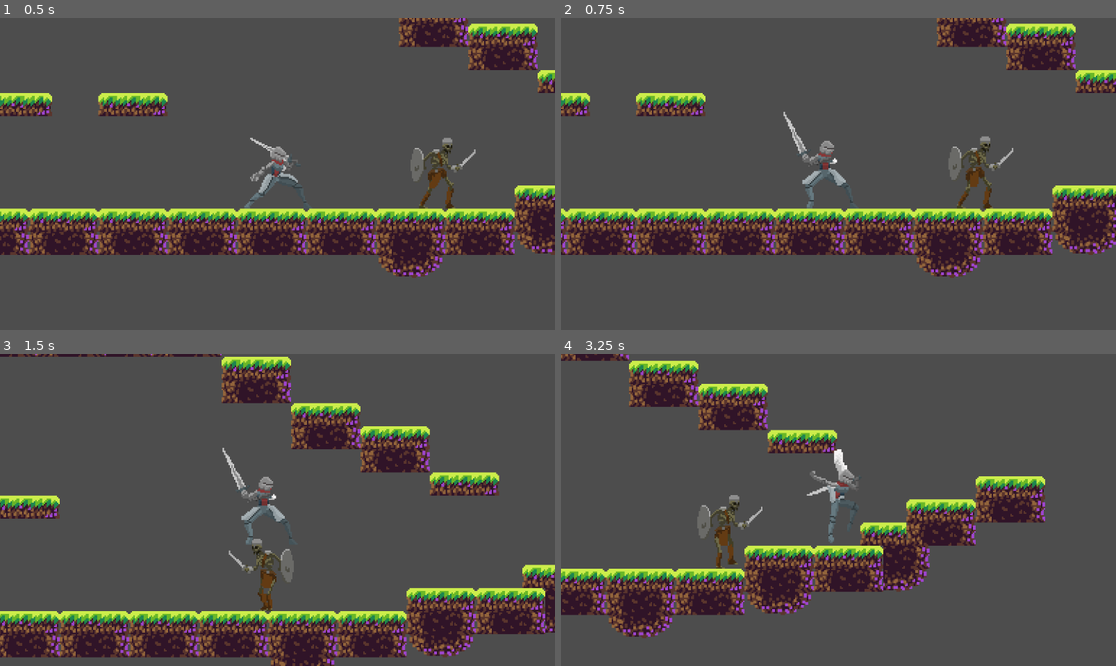
Above: before the commit, frames 1-4 (two rows, left to right).
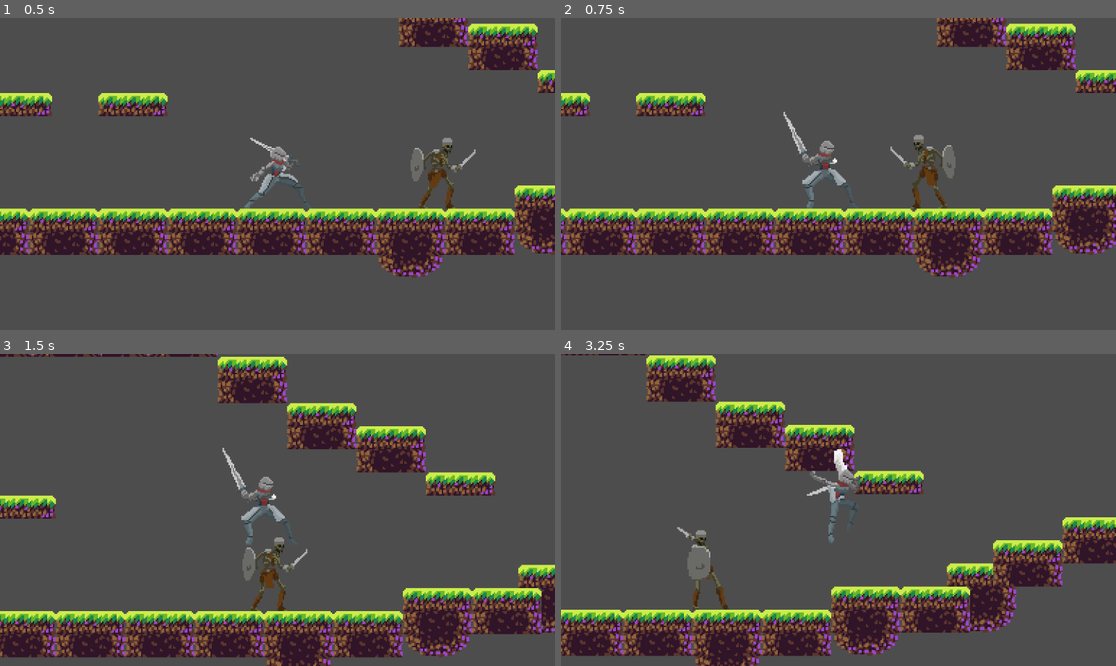
Above: after the commit, the same moments.

Repository: Drake3001/2D-Godot-Project-
Game: Godot game, scene res://levels/level1.tscn
Two runs of this game, one before a commit and one after it. Both use one fixed random seed, a clock stepped at 60 frames per second and the inputs below.
Inputs (mouse positions are in pixels of both pictures, inside the frame that each line leads up to):
- Up to frame 1 (0.5 s): no input
- Up to frame 2 (0.75 s): move the mouse to (960, 158) at 0.52 s; hold D (move_right) from 0.53 s (still down); click (960, 158) at 0.6 s
- Up to frame 3 (1.5 s): keep holding D (move_right); tap Space (jump) at 0.77 s; move the mouse to (166, 525) at 1.27 s; click (166, 525) at 1.35 s
- Up to frame 4 (3.25 s): tap Space (jump) at 1.52, 3.02 s; move the mouse to (894, 441) at 2.02 s; release D (move_right) at 2.03 s; hold A (move_left) 2.03-2.78 s; right-click (894, 441) at 2.1 s; click (894, 441) at 2.3 s; move the mouse to (810, 572) at 2.77 s; hold D (move_right) from 2.78 s (still down); click (810, 572) at 2.85 s

Frame 1 is identical in both runs. In frame 2, 1.5% of the frame differs, in the area x 59-82%, y 37-62%; in frame 3, 15%; in frame 4, 38%, in the area x 0-100%, y 0-100%.

Commit message:
Further improvements for enemy class implemnetation of hurtbox ,taking daamage and attacking

Diff:
--- a/entity/enemy_temp/attack_range.gd
+++ b/entity/enemy_temp/attack_range.gd
@@ -1,11 +1,12 @@
 extends Area2D
 
+signal player_body_update(code: String)
 
-# Called when the node enters the scene tree for the first time.
-func _ready():
-	pass # Replace with function body.
+func _on_body_exited(body):
+	if body.is_in_group("Player"):
+		player_body_update.emit("PlayerOutOfAttackRange")
 
 
-# Called every frame. 'delta' is the elapsed time since the previous frame.
-func _process(delta):
-	pass
+func _on_body_entered(body: Node2D) -> void:
+	if body.is_in_group("Player"):
+		player_body_update.emit("PlayerInAttackRange")
--- a/entity/enemy_temp/enemy_base.gd
+++ b/entity/enemy_temp/enemy_base.gd
@@ -21,13 +21,15 @@
 	#body_animation
 
 func on_state_changed(new_state: String):
-	print("ustawiam state na idle")
 	body_animation.change_animation(new_state.substr(6, new_state.length() - 6))
 	movement.handle_new_state(new_state)
 
-func hitbox_manager_update(code: String, body: CharacterBody2D):
+func hitbox_manager_update(code: String, body: Variant, dmg: Variant ):
 	state_machine.handle_event(code)
-	movement.update_player_body(body)
+	if body!=null:
+		movement.update_player_body(body)
+	#if dmg:
+		#combat.handle_smth()
 
 func change_direction(new_direction:float):
 	body_animation.change_direction(new_direction)
--- a/entity/enemy_temp/enemy_temp.tscn
+++ b/entity/enemy_temp/enemy_temp.tscn
@@ -13,9 +13,44 @@
 [ext_resource type="Script" uid="uid://bhhbvvs0lv8d7" path="res://states/enemy_hurt.gd" id="6_qrm23"]
 [ext_resource type="Script" uid="uid://betjdta38lcfs" path="res://states/enemy_attack.gd" id="7_vdd48"]
 [ext_resource type="Script" uid="uid://csvht5w8te6i5" path="res://states/enemy_death.gd" id="8_gefvh"]
+[ext_resource type="Texture2D" uid="uid://c5s2guphscoxm" path="res://assets/Skeleton/Attack.png" id="9_3vckm"]
+[ext_resource type="Texture2D" uid="uid://dojdh4japqn27" path="res://assets/Skeleton/Take Hit.png" id="11_g6i7l"]
 [ext_resource type="Script" uid="uid://d3fi384dvb5x8" path="res://entity/enemy_temp/body_animation.gd" id="11_gefvh"]
 [ext_resource type="Script" uid="uid://dbdojb65tdqe1" path="res://entity/enemy_temp/view_range.gd" id="14_vdd48"]
 [ext_resource type="Script" uid="uid://ed64gftlewio" path="res://entity/enemy_temp/attack_range.gd" id="15_gefvh"]
+[ext_resource type="Script" uid="uid://l7rbmw4phgnu" path="res://entity/enemy_temp/hurtbox.gd" id="18_aiqiw"]
+
+[sub_resource type="AtlasTexture" id="AtlasTexture_aiqiw"]
+atlas = ExtResource("9_3vckm")
+region = Rect2(0, 0, 150, 150)
+
+[sub_resource type="AtlasTexture" id="AtlasTexture_g6i7l"]
+atlas = ExtResource("9_3vckm")
+region = Rect2(150, 0, 150, 150)
+
+[sub_resource type="AtlasTexture" id="AtlasTexture_li1su"]
+atlas = ExtResource("9_3vckm")
+region = Rect2(300, 0, 150, 150)
+
+[sub_resource type="AtlasTexture" id="AtlasTexture_80eq1"]
+atlas = ExtResource("9_3vckm")
+region = Rect2(450, 0, 150, 150)
+
+[sub_resource type="AtlasTexture" id="AtlasTexture_hs8n6"]
+atlas = ExtResource("9_3vckm")
+region = Rect2(600, 0, 150, 150)
+
+[sub_resource type="AtlasTexture" id="AtlasTexture_x1duk"]
+atlas = ExtResource("9_3vckm")
+region = Rect2(750, 0, 150, 150)
+
+[sub_resource type="AtlasTexture" id="AtlasTexture_2rc2a"]
+atlas = ExtResource("9_3vckm")
+region = Rect2(900, 0, 150, 150)
+
+[sub_resource type="AtlasTexture" id="AtlasTexture_dehlw"]
+atlas = ExtResource("9_3vckm")
+region = Rect2(1050, 0, 150, 150)
 
 [sub_resource type="AtlasTexture" id="AtlasTexture_qrm23"]
 atlas = ExtResource("4_aj1gc")
@@ -33,6 +68,22 @@
 atlas = ExtResource("4_aj1gc")
 region = Rect2(450, 0, 150, 150)
 
+[sub_resource type="AtlasTexture" id="AtlasTexture_l7mvr"]
+atlas = ExtResource("11_g6i7l")
+region = Rect2(0, 0, 150, 150)
+
+[sub_resource type="AtlasTexture" id="AtlasTexture_8o2v0"]
+atlas = ExtResource("11_g6i7l")
+region = Rect2(150, 0, 150, 150)
+
+[sub_resource type="AtlasTexture" id="AtlasTexture_htgyu"]
+atlas = ExtResource("11_g6i7l")
+region = Rect2(300, 0, 150, 150)
+
+[sub_resource type="AtlasTexture" id="AtlasTexture_wav55"]
+atlas = ExtResource("11_g6i7l")
+region = Rect2(450, 0, 150, 150)
+
 [sub_resource type="AtlasTexture" id="AtlasTexture_pl7vb"]
 atlas = ExtResource("3_fplpg")
 region = Rect2(0, 0, 150, 150)
@@ -53,6 +104,35 @@
 animations = [{
 "frames": [{
 "duration": 1.0,
+"texture": SubResource("AtlasTexture_aiqiw")
+}, {
+"duration": 1.0,
+"texture": SubResource("AtlasTexture_g6i7l")
+}, {
+"duration": 1.0,
+"texture": SubResource("AtlasTexture_li1su")
+}, {
+"duration": 1.0,
+"texture": SubResource("AtlasTexture_80eq1")
+}, {
+"duration": 1.0,
+"texture": SubResource("AtlasTexture_hs8n6")
+}, {
+"duration": 1.0,
+"texture": SubResource("AtlasTexture_x1duk")
+}, {
+"duration": 1.0,
+"texture": SubResource("AtlasTexture_2rc2a")
+}, {
+"duration": 1.0,
+"texture": SubResource("AtlasTexture_dehlw")
+}],
+"loop": true,
+"name": &"attack",
+"speed": 8.0
+}, {
+"frames": [{
+"duration": 1.0,
 "texture": SubResource("AtlasTexture_qrm23")
 }, {
 "duration": 1.0,
@@ -66,6 +146,23 @@
 }],
 "loop": true,
 "name": &"chase",
+"speed": 5.0
+}, {
+"frames": [{
+"duration": 1.0,
+"texture": SubResource("AtlasTexture_l7mvr")
+}, {
+"duration": 1.0,
+"texture": SubResource("AtlasTexture_8o2v0")
+}, {
+"duration": 1.0,
+"texture": SubResource("AtlasTexture_htgyu")
+}, {
+"duration": 1.0,
+"texture": SubResource("AtlasTexture_wav55")
+}],
+"loop": true,
+"name": &"hurt",
 "speed": 5.0
 }, {
 "frames": [{
@@ -104,10 +201,13 @@
 }]
 
 [sub_resource type="CircleShape2D" id="CircleShape2D_3vckm"]
-radius = 72.0069
+radius = 99.0202
 
 [sub_resource type="CircleShape2D" id="CircleShape2D_aiqiw"]
-radius = 33.0606
+radius = 41.0122
+
+[sub_resource type="RectangleShape2D" id="RectangleShape2D_3vckm"]
+size = Vector2(34, 47)
 
 [sub_resource type="RectangleShape2D" id="RectangleShape2D_61dyh"]
 size = Vector2(23, 46)
@@ -134,10 +234,17 @@
 script = ExtResource("6_qrm23")
 metadata/_custom_type_script = "uid://bhhbvvs0lv8d7"
 
+[node name="TakeDmg_timer" type="Timer" parent="StateMachine/Enemy_Hurt"]
+wait_time = 0.8
+one_shot = true
+
 [node name="Enemy_Attack" type="Node" parent="StateMachine"]
 script = ExtResource("7_vdd48")
 metadata/_custom_type_script = "uid://betjdta38lcfs"
 
+[node name="Attack_timer" type="Timer" parent="StateMachine/Enemy_Attack"]
+one_shot = true
+
 [node name="Enemy_Death" type="Node" parent="StateMachine"]
 script = ExtResource("8_gefvh")
 metadata/_custom_type_script = "uid://csvht5w8te6i5"
@@ -145,7 +252,8 @@
 [node name="BodyAnimation" type="AnimatedSprite2D" parent="."]
 position = Vector2(-6, -26)
 sprite_frames = SubResource("SpriteFrames_aiqiw")
-animation = &"chase"
+animation = &"hurt"
+frame_progress = 0.866087
 script = ExtResource("11_gefvh")
 
 [node name="MovementComponent" type="Node" parent="."]
@@ -163,6 +271,7 @@
 [node name="CollisionShape2D" type="CollisionShape2D" parent="HitboxManager/ViewRange"]
 position = Vector2(0, -23)
 shape = SubResource("CircleShape2D_3vckm")
+debug_color = Color(0, 0.554377, 0.908151, 0.42)
 
 [node name="AttackRange" type="Area2D" parent="HitboxManager"]
 script = ExtResource("15_gefvh")
@@ -170,11 +279,26 @@
 [node name="CollisionShape2D" type="CollisionShape2D" parent="HitboxManager/AttackRange"]
 position = Vector2(0, -23)
 shape = SubResource("CircleShape2D_aiqiw")
+debug_color = Color(0.970253, 1.92523e-07, 0.455956, 0.42)
+
+[node name="Hurtbox" type="Area2D" parent="HitboxManager"]
+script = ExtResource("18_aiqiw")
+
+[node name="CollisionShape2D" type="CollisionShape2D" parent="HitboxManager/Hurtbox"]
+position = Vector2(0, -23)
+shape = SubResource("RectangleShape2D_3vckm")
+debug_color = Color(0.554866, 0.561998, 0, 0.42)
+
+[node name="Hitbox" type="Area2D" parent="HitboxManager"]
 
 [node name="CollisionShape2D" type="CollisionShape2D" parent="."]
 position = Vector2(0, -23)
 shape = SubResource("RectangleShape2D_61dyh")
+debug_color = Color(0, 0.644998, 0.269466, 0.42)
 
 [connection signal="ready" from="MovementComponent" to="MovementComponent" method="_on_ready"]
 [connection signal="body_entered" from="HitboxManager/ViewRange" to="HitboxManager/ViewRange" method="_on_body_entered"]
 [connection signal="body_exited" from="HitboxManager/ViewRange" to="HitboxManager/ViewRange" method="_on_body_exited"]
+[connection signal="body_entered" from="HitboxManager/AttackRange" to="HitboxManager/AttackRange" method="_on_body_entered"]
+[connection signal="body_exited" from="HitboxManager/AttackRange" to="HitboxManager/AttackRange" method="_on_body_exited"]
+[connection signal="area_entered" from="HitboxManager/Hurtbox" to="HitboxManager/Hurtbox" method="_on_area_entered"]
--- a/entity/enemy_temp/hitbox_manager.gd
+++ b/entity/enemy_temp/hitbox_manager.gd
@@ -1,14 +1,16 @@
 extends Node2D
 class_name HitboxManager
 
-signal hitbox_mgr_update(code: String, body: CharacterBody2D)
-
+signal hitbox_mgr_update(code: String, body: Variant , dmg: Variant)
 @onready var view_range = $ViewRange
 @onready var attack_range = $AttackRange
+@onready var hurtbox = $Hurtbox
 
 func _ready():
 	view_range.player_body_update.connect(on_transition)
-	# attack_range.transition.connect(on_transition)
+	attack_range.player_body_update.connect(on_transition)
+	hurtbox.attack_connected.connect(on_transition)
 
-func on_transition(code: String, body: CharacterBody2D):
-	hitbox_mgr_update.emit(code, body)
+
+func on_transition(code: String, body: Variant=null , dmg: Variant = null):
+	hitbox_mgr_update.emit(code, body, dmg)
--- /dev/null
+++ b/entity/enemy_temp/hurtbox.gd
@@ -0,0 +1,11 @@
+extends Area2D
+
+
+# Called when the node enters the scene tree for the first time.
+signal attack_connected(code: String, body: Variant, dmg : Variant )
+func _ready() -> void:
+	pass # Replace with function body.
+
+func _on_area_entered(area: Area2D) -> void:
+	if area.is_in_group("Player_Attack"):
+		attack_connected.emit("TakeDmg",null ,1.0) #tu dodać value do dmg
--- a/entity/enemy_temp/state_machine.gd
+++ b/entity/enemy_temp/state_machine.gd
@@ -17,6 +17,7 @@
 		current_state.enter()
 		print("emituje stan poczatkowu")
 		state_changed.emit("enemy_idle")
+
 func on_child_transitioned(state, new_state_name)-> void :
 	if state!= current_state:
 		return
--- a/entity/enemy_temp/view_range.gd
+++ b/entity/enemy_temp/view_range.gd
@@ -8,4 +8,4 @@
 
 func _on_body_exited(body):
 	if body.is_in_group("Player"):
-		player_body_update.emit("PlayerOutOfViewRange", null)
+		player_body_update.emit("PlayerOutOfViewRange")
--- a/entity/player_char1/hitbox_manager.gd
+++ b/entity/player_char1/hitbox_manager.gd
@@ -21,7 +21,6 @@
 	hitbox_shape.disabled = false
 
 func disable_hitbox():
-	print("Wyłączam hitboxy")
 	hitbox.monitoring = false
 	hitbox_shape.disabled = true
 
--- a/entity/player_char1/player.tscn
+++ b/entity/player_char1/player.tscn
@@ -490,7 +490,7 @@
 [node name="CombatHandler" type="Node" parent="."]
 script = ExtResource("13_5mv77")
 
-[node name="Hitbox" type="Area2D" parent="."]
+[node name="Hitbox" type="Area2D" parent="." groups=["Player_Attack"]]
 
 [node name="CollisionShape2D" type="CollisionShape2D" parent="Hitbox"]
 shape = SubResource("CapsuleShape2D_q1tqi")
--- a/states/State.gd
+++ b/states/State.gd
@@ -8,4 +8,5 @@
 func exit():
 	pass
 func handle_event(code: String):
-	pass
+	if code=="TakeDmg":
+		transition.emit(self, "Enemy_hurt")
--- a/states/enemy_attack.gd
+++ b/states/enemy_attack.gd
@@ -1,11 +1,35 @@
 extends State
 class_name Enemy_Attack
 
+var last_code=""
+@onready var attack_timer= $Attack_timer
+var attack_locked: bool
+func _ready():
+	attack_timer.timeout.connect(handle_attack_finish)
+
 func enter():
 	print("Enter - Attack")
+	last_code=""
+	attack_locked=true
+	attack_timer.start()
 
 func exit():
+	attack_timer.stop()
 	print("Exit - Attack")
 
 func handle_event(code: String):
 	super(code)
+	if attack_locked:
+		last_code=code
+	else:
+		if code == "PlayerOutOfViewRange":
+			transition.emit(self, "Enemy_idle")
+		if code == "PlayerOutOfAttackRange":
+			transition.emit(self, "Enemy_chase")
+
+func handle_attack_finish():
+	if last_code!="":
+		attack_locked=false
+		handle_event(last_code)
+	else:
+		attack_timer.start()
--- a/states/enemy_hurt.gd
+++ b/states/enemy_hurt.gd
@@ -3,9 +3,32 @@
 
 func enter():
 	print("Enter - hurt")
+	take_dmg.start()
 
 func exit():
 	print("Exit - Hurt")
+	take_dmg.stop()
+
+var last_code=""
+@onready var take_dmg= $TakeDmg_timer
+var dmg_locked : bool
+
+func _ready():
+	take_dmg.timeout.connect(handle_hurt_finished)
+
 
 func handle_event(code: String):
-	pass
+	super(code)
+	if dmg_locked:
+		last_code=code
+	else:
+		if code == "PlayerOutOfViewRange":
+			transition.emit(self, "Enemy_idle")
+		if code == "PlayerOutOfAttackRange":
+			transition.emit(self, "Enemy_chase")
+
+func handle_hurt_finished():
+	if last_code!="":
+		handle_event(last_code)
+	else:
+		transition.emit(self, "Enemy_attack")
Not shown: 1 places in entity/enemy_temp/enemy_temp.tscn that only renumber resources
Not shown, added: entity/enemy_temp/hurtbox.gd.uid
